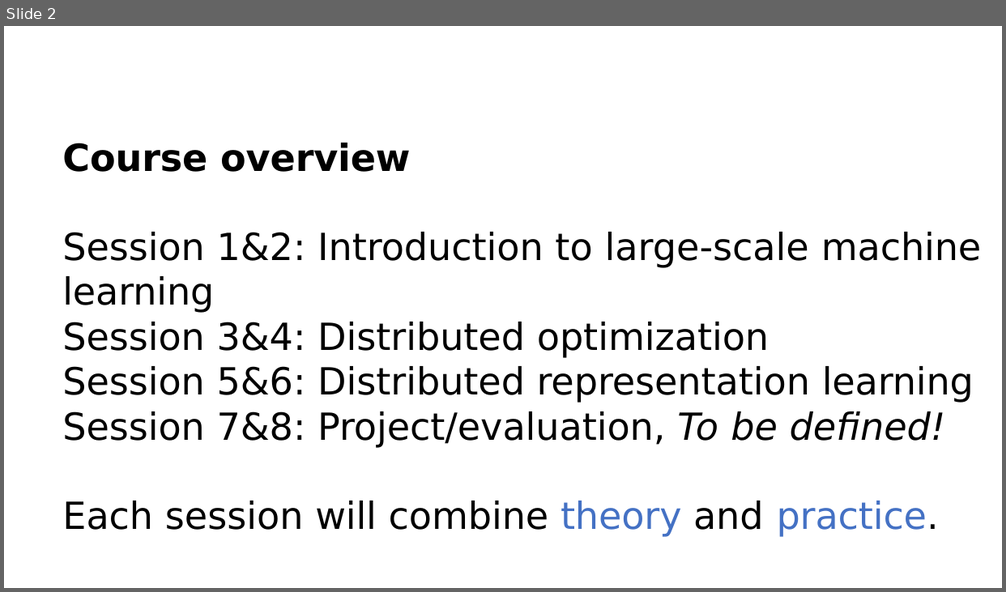
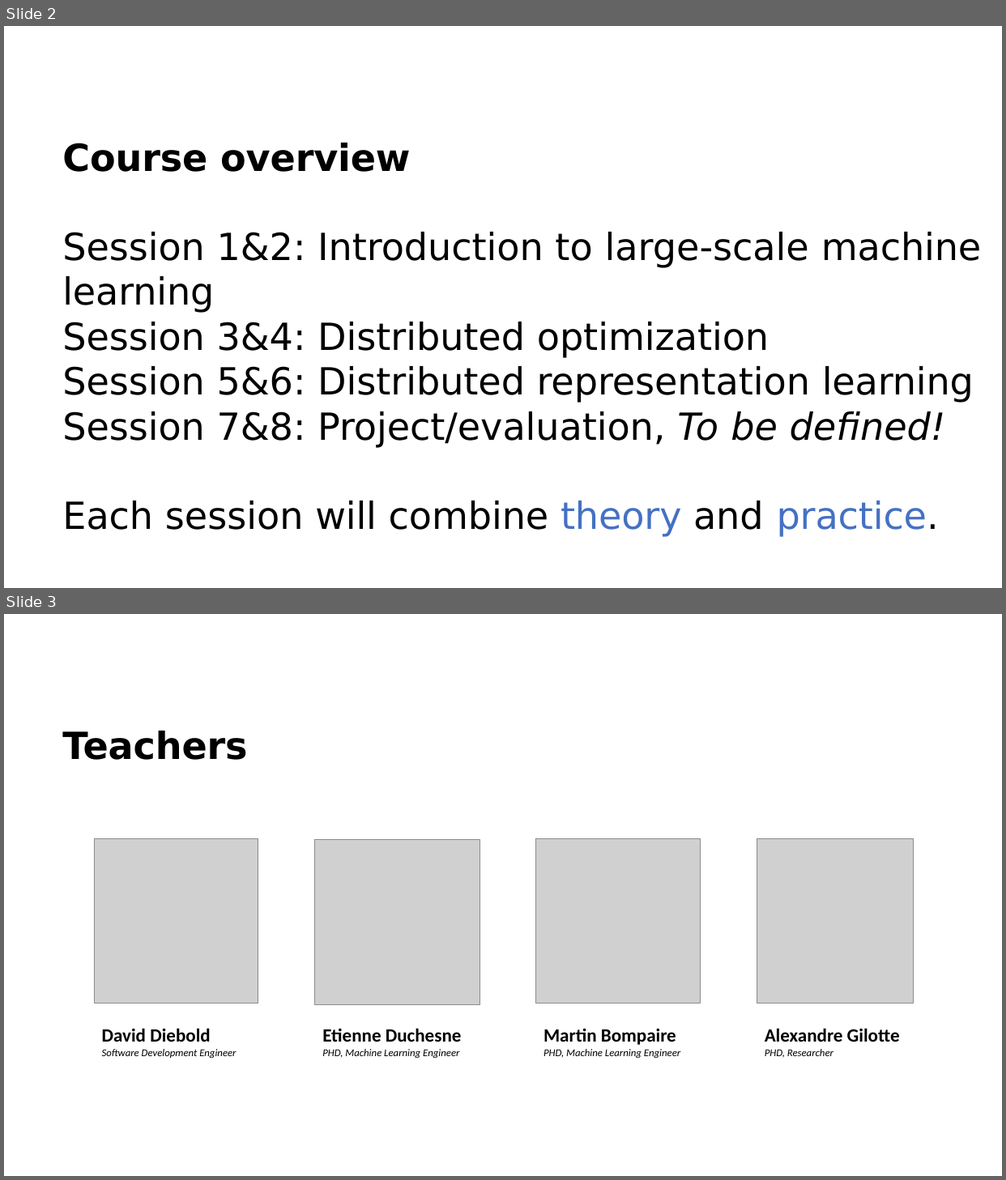
Before and after one commit to criteo-research/master-iasd, a slide deck: module3/session1/class1-part1-introduction.pptx. Shown one above the other, each under a label of ours: slide 2 before the commit, slides 2 and 3 after it. The pictures are 1006x592 and 1006x1180 pixels, drawn with LibreOffice and Linux fonts; fonts in the diff are those of the drawing; grey boxes stand for pictures. Boxes give left, top, right and bottom in pixels: in the first picture for what was removed or moved away, otherwise in the second. Text is boxed around its words. In the diff, an @@ line names an element or a change of style, - is before the commit and + after.

Commit message:
Module 3 - Add slide with teachers

```diff
--- a/module3/session1/class1-part1-introduction.pptx
+++ b/module3/session1/class1-part1-introduction.pptx
@@ slide 3 added at [4,614,1002,1176], background #FFFFFF @@
@@ text added at [62,731,247,760], 36 pt, text #000000, bold @@
+Teachers
@@ picture added at [95,839,258,1003] @@
@@ picture added at [314,839,479,1004] @@
@@ picture added at [536,839,700,1003] @@
@@ picture added at [756,839,913,1003] @@
@@ text added at [102,1028,236,1058], 10 pt, text #000000, italic @@
+David Diebold
+Software Development Engineer
@@ text added at [322,1028,462,1059], 10 pt, text #000000, italic @@
+Etienne Duchesne
+PHD, Machine Learning Engineer
@@ text added at [543,1028,680,1059], 10 pt, text #000000, italic @@
+Martin Bompaire
+PHD, Machine Learning Engineer
@@ text added at [765,1028,900,1058], 18 pt, text #000000, bold @@
+Alexandre Gilotte
+PHD, Researcher
```
Also in this commit, not shown: 1 other file.
